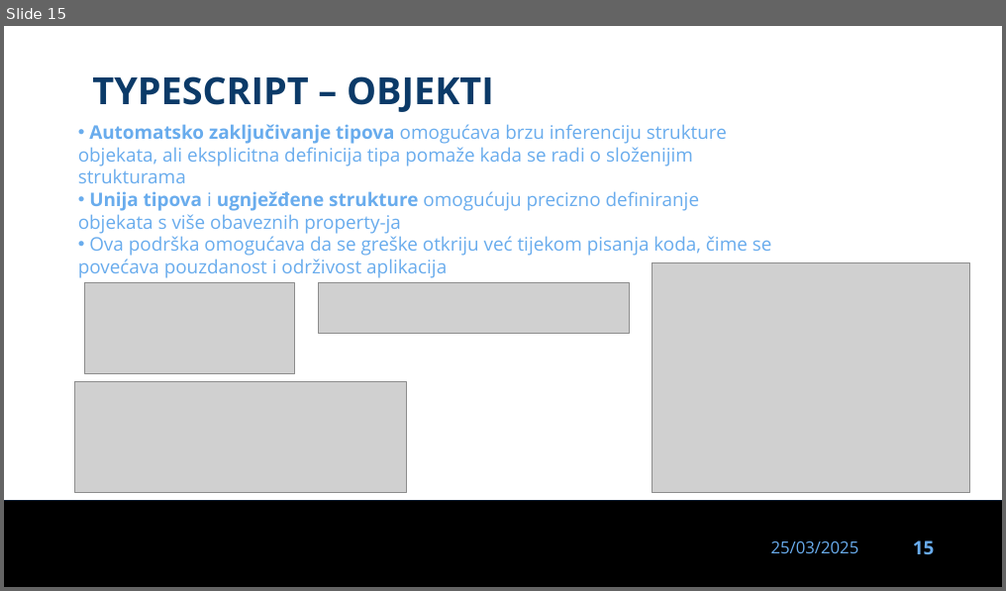
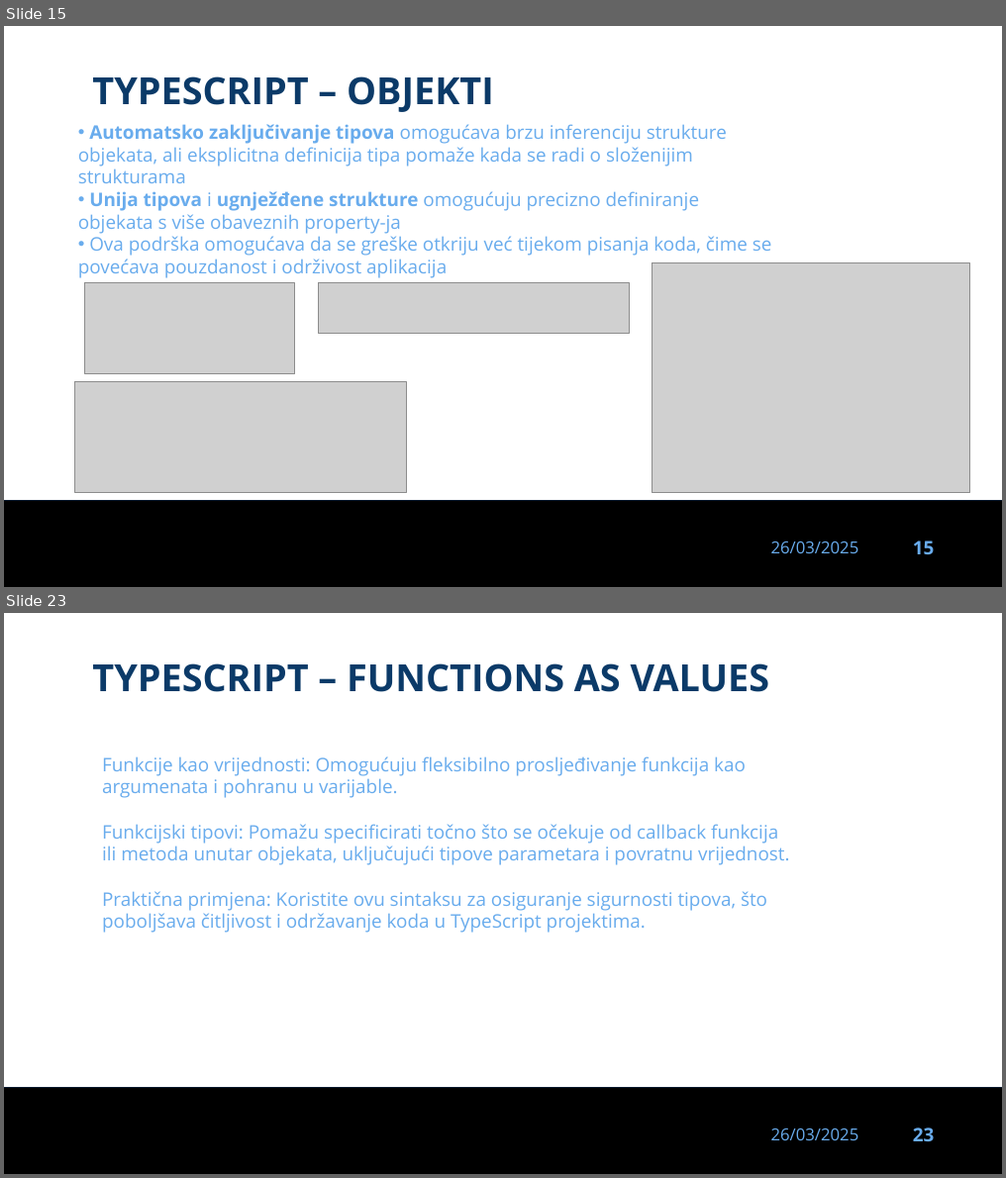
Before and after one commit to dinoDuvnjak/CTK, a slide deck: Bootcamp/typescript/typescript-uvod.pptx. Shown one above the other, each under a label of ours: slide 15 before the commit, slides 15 and 23 after it; the slides between them are not shown. The pictures are 1006x591 and 1006x1178 pixels, drawn with LibreOffice and Linux fonts; fonts in the diff are those of the drawing; grey boxes stand for pictures; background and template pictures are left out. Boxes give left, top, right and bottom in pixels: in the first picture for what was removed or moved away, otherwise in the second. Text is boxed around its words. In the diff, an @@ line names an element or a change of style, - is before the commit and + after.

Commit message:
typescript wip

```diff
--- a/Bootcamp/typescript/typescript-uvod.pptx
+++ b/Bootcamp/typescript/typescript-uvod.pptx
@@ slide 23 added at box(4, 613, 1002, 1174), background #FFFFFF; not listed: 3 template elements that a slide beside it also shows @@
@@ text added at box(92, 663, 770, 692), 36 pt, text #0B3A68, bold @@
+TYPESCRIPT – FUNCTIONS AS VALUES
@@ text added at box(102, 757, 790, 933), 18 pt, text #69ACED @@
+Funkcije kao vrijednosti: Omogućuju fleksibilno prosljeđivanje funkcija kao argumenata i pohranu u varijable.
+Funkcijski tipovi: Pomažu specificirati točno što se očekuje od callback funkcija ili metoda unutar objekata, uključujući tipove parametara i povratnu vrijednost.
+Praktična primjena: Koristite ovu sintaksu za osiguranje sigurnosti tipova, što poboljšava čitljivost i održavanje koda u TypeScript projektima.
@@ slide 15 changed as well @@
@@ text at box(771, 542, 859, 554): text changed @@
-25/03/2025
+26/03/2025
```
Also in this commit, not shown: 14 other slides changed, 13 other slides added, 1 slide removed, 8 other files.
